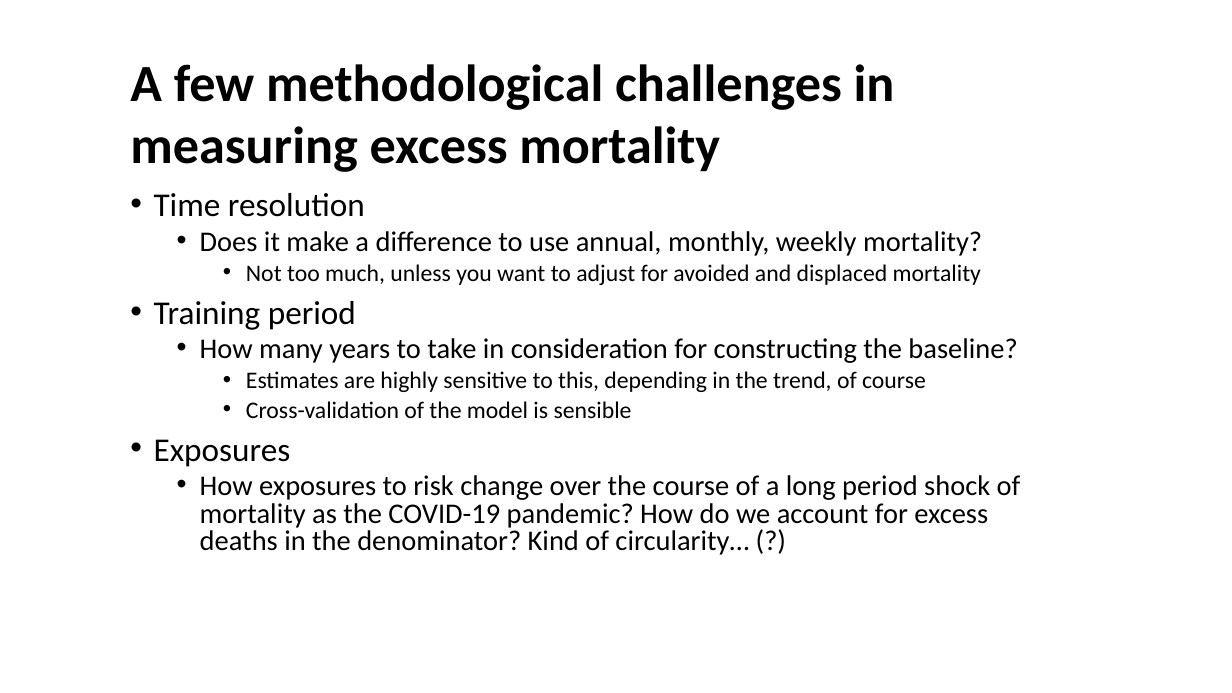
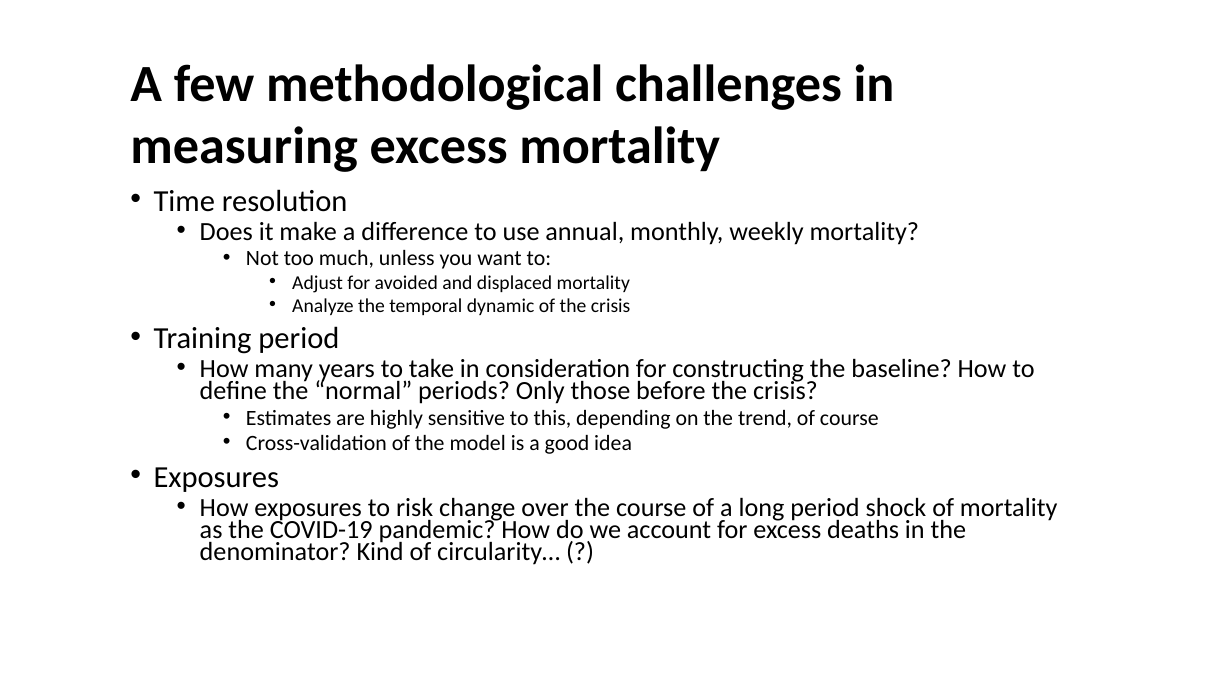
Before and after one commit to kikeacosta/edsd26_apc, a slide deck: slide 16 of slides/04_excess_mortality.pptx (slide 15 before the commit). Drawn at 1232x693 pixels with LibreOffice and Linux fonts; fonts in the diff are those of the drawing. Boxes give left, top, right and bottom in pixels: in the first picture for what was removed or moved away, otherwise in the second. Text is boxed around its words. In the diff, an @@ line names an element or a change of style, - is before the commit and + after.

```diff
--- a/slides/04_excess_mortality.pptx
+++ b/slides/04_excess_mortality.pptx
@@ text at (154, 189, 1057, 565): size 25.9 to 23.8 pt in "Time resolution", "Training period", "Exposures"; size 22.2 to 20.4 pt in "Does it make a difference to use ...", "How exposures to risk change over the ..."; line spacing 0.8 to 0.7 @@
@@ text at (246, 250, 631, 315): text changed; size 18.5 to 15.3 pt @@
-    • Not too much, unless you want to adjust for avoided and displaced mortality
+    • Not too much, unless you want to:
+      • Adjust for avoided and displaced mortality
+      • Analyze the temporal dynamic of the crisis
@@ text at (200, 358, 1034, 454): text changed; size 18.5 to 20.4 pt @@
-  • How many years to take in consideration for constructing the baseline?
-    • Estimates are highly sensitive to this, depending in the trend, of course
-    • Cross-validation of the model is sensible
+  • How many years to take in consideration for constructing the baseline? How to define the “normal” periods? Only those before the crisis?
+    • Estimates are highly sensitive to this, depending on the trend, of course
+    • Cross-validation of the model is a good idea
```
Also in this commit, not shown: 5 other slides changed, 2 slides added, 13 other files.
